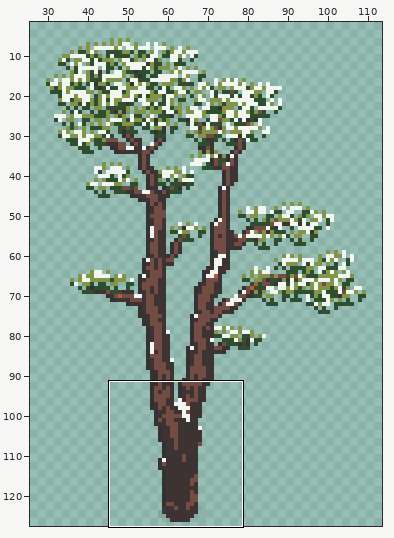
Pixel-art file -- Assets/Sprites/Ground/Tree/Scots Pine/Scots_Pine.aseprite. The first picture is a wide view before the edit; the outline marks the close-up.
Close-up. Before the edit:
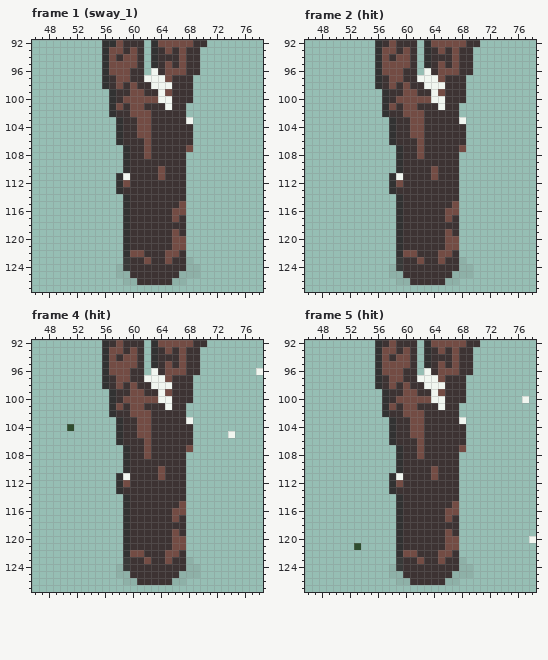
128x128 pixels, 8 frames. Colours within 5 levels of each other are drawn and written as one. Shown: frame 1 (sway_1): x 46..78, y 92..127; frame 2 (hit): x 46..78, y 92..127; frame 4 (hit): x 46..78, y 92..127; frame 5 (hit): x 46..78, y 92..127. The old version is drawn lined up with the new one. The wide view leaves out empty margins. The commit also changed other frames or places, which this record leaves out.
The same view after the edit:
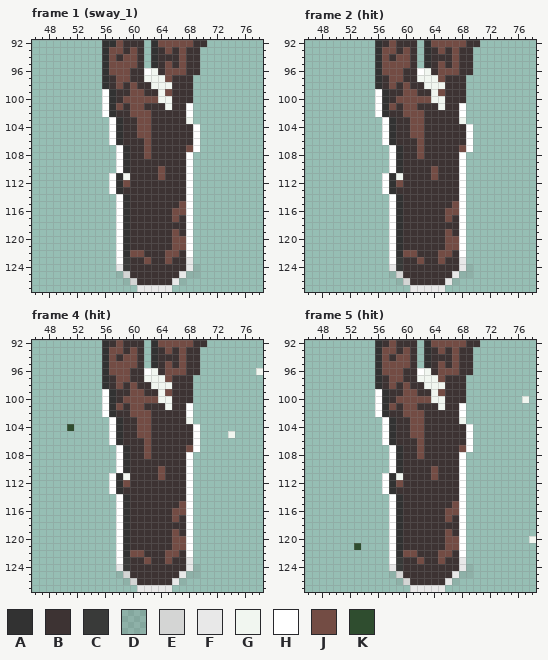
Palette (. is transparent): A #323232  B #3d3333  C #393a39  D #63666326  E #d4d5d4  F #e8e8e8  G #f1f6f0  H #ffffff  J #734c44  K #2f4d2f
The edit:
whole drawing moved by +0,-1 (the old picture is shown already moved)
Frame 1 (sway_1):
y 96: x 62 . -> H
y 99..100: x 56 . -> H
y 101..102: x 56 . -> H; x 68 . -> H
y 103: x 57 . -> H
y 104..106: x 57 . -> H; x 69 . -> H
y 107: x 58 . -> H; x 69 . -> H
y 108..110: x 58 . -> H; x 68 . -> H
y 111..113: x 57 . -> H; x 68 . -> H
y 114..122: x 58 . -> H; x 68 . -> H
y 123: x 58 . -> H; x 68 D -> F
y 124: x 58 D -> F; x 68 D -> F
y 125: x 59 D -> E; x 67 D -> F
y 126: x 60 D -> E; x 66 D -> F
y 127: x 61..65 ..... -> FFFFF
Frame 2 (hit): the same change as frame 1 (sway_1)
Frame 4 (hit): the same change as frame 1 (sway_1)
Frame 5 (hit): the same change as frame 1 (sway_1)
Pixel boxes of the changes (left, top, right, bottom) in both close-ups:
added: (144, 68, 151, 75)
changed: (102, 89, 200, 292)
added: (417, 68, 424, 75)
changed: (375, 89, 473, 292)
added: (144, 368, 151, 375)
changed: (102, 389, 200, 592)
added: (417, 368, 424, 375)
changed: (375, 389, 473, 592)
